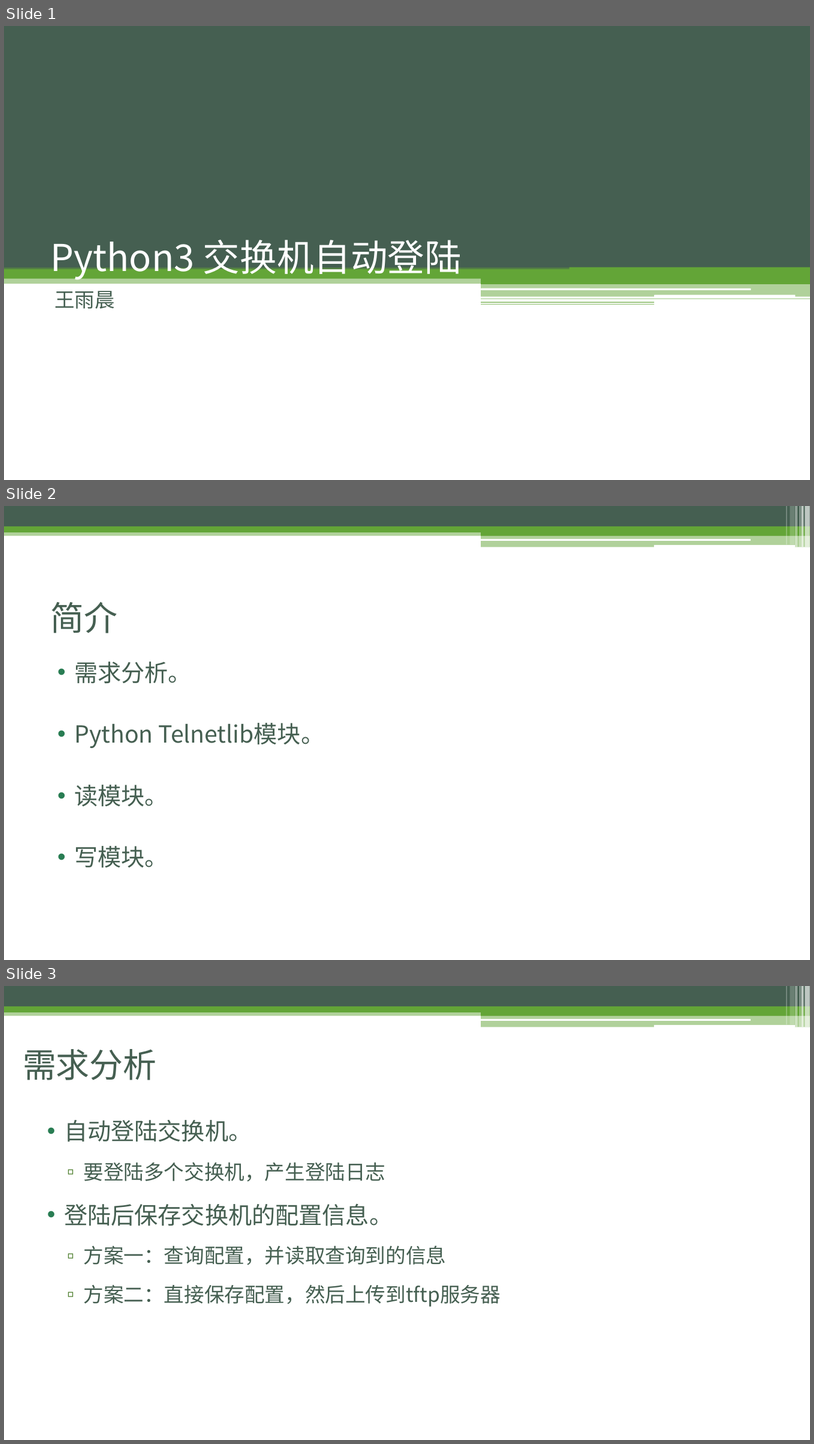
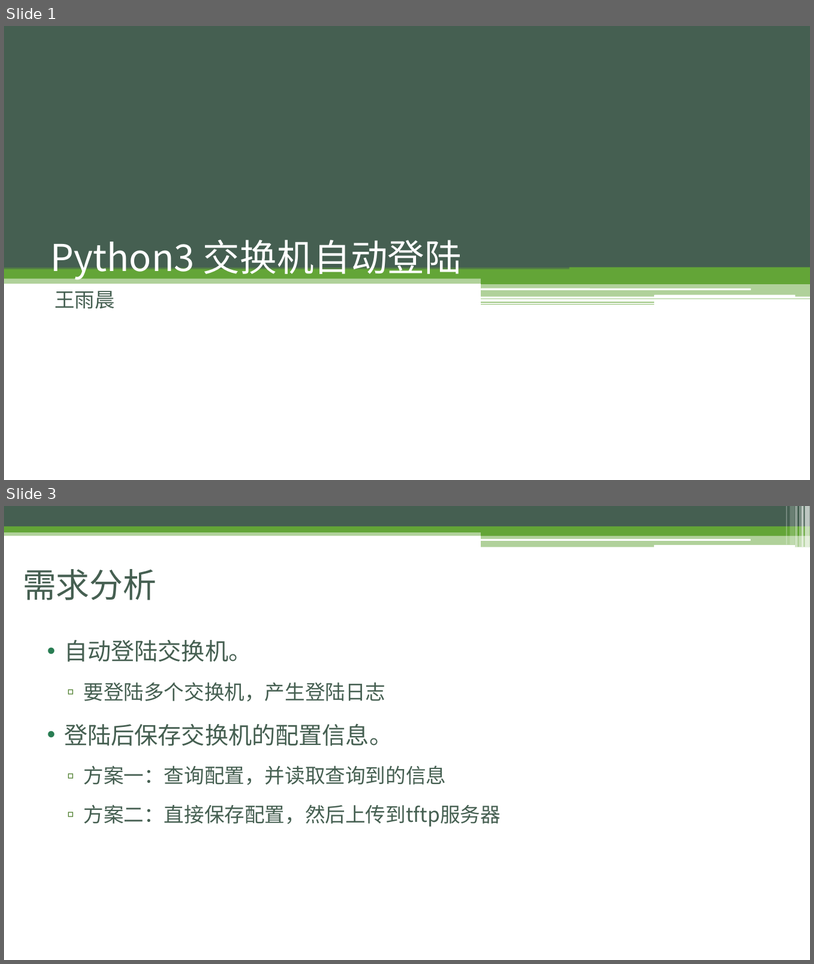
Before and after one commit to ladesiji/git, a slide deck: Python3.pptx. Shown one above the other, each under a label of ours: slides 1, 2 and 3 before the commit, slides 1 and 3 after it; the slides between them are not shown. The pictures are 814x1444 and 814x964 pixels, drawn with LibreOffice and Linux fonts; fonts in the diff are those of the drawing. Boxes give left, top, right and bottom in pixels: in the first picture for what was removed or moved away, otherwise in the second. Text is boxed around its words. In the diff, an @@ line names an element or a change of style, - is before the commit and + after.

```diff
--- a/Python3.pptx
+++ b/Python3.pptx
@@ slide 2 removed at [4, 506, 810, 960], background #FFFFFF; not listed: 13 template elements that a slide beside it also shows @@
@@ title removed at [50, 602, 117, 633] @@
-简介
@@ text removed at [74, 661, 324, 867] @@
-• 需求分析。
-• Python Telnetlib模块。
-• 读模块。
-• 写模块。
```
Also in this commit, not shown: 1 slide changed, 6 slides added, 1 other slide removed.
